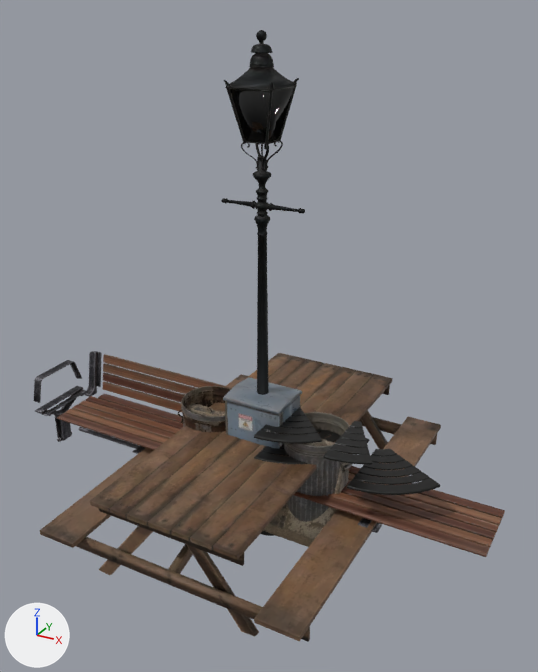
One commit to the glTF model public/models/props.glb: the scene before it, then after it.
Before and after are seen from a 50 mm lens placed at (2.67, -4.75, 4.0), pointed at (0.04, 0.03, 1.61). Lighting does not change. The marker at lower left points along +X, +Y and +Z. The first picture is the older version. Where no turn or scale is listed for an object, it has been applied to the vertices.

The scene before the commit, as lines of its bpy script (objects in view):
```python
me_cube_003 = bpy.data.meshes.new('Cube.003')
me_cube_003.from_pydata(...)  # 1405 vertices, 2244 faces; spans x -1.12..1.12, y -1.51..1.51, z -0.37..0.37
# faces by material slot: [577, 1667]
me_cube_003.materials.append(mat_wooden_picnic_table_bottom)
me_cube_003.materials.append(mat_wooden_picnic_table_table)
me_seat_back = bpy.data.meshes.new('seat_back')
me_seat_back.from_pydata(...)  # 96 vertices, 176 faces; spans x -0.84..0.84, y -0.04..0.04, z -0.18..0.18
me_seat_back.materials.append(mat_modular_street_seating_timber)
me_street_lamp_01_post_mesh = bpy.data.meshes.new('street_lamp_01_post_mesh')
me_street_lamp_01_post_mesh.from_pydata(...)  # 3659 vertices, 6902 faces; spans x -0.35..0.35, y -0.19..0.19, z -1.94..1.94
# faces by material slot: [6830, 72]
me_street_lamp_01_post_mesh.materials.append(mat_street_lamp_01)
me_street_lamp_01_post_mesh.materials.append(mat_street_lamp_01_glass)
ob_seat_back = bpy.data.objects.new('seat_back', me_seat_back)
ob_seat_back.location = (-1.16, 0.317, 0.68)
ob_street_lamp_01_001 = bpy.data.objects.new('street_lamp_01.001', me_street_lamp_01_post_mesh)
ob_street_lamp_01_001.location = (0.0, 0.0, 1.935)
ob_wooden_picnic_table_001 = bpy.data.objects.new('wooden_picnic_table.001', me_cube_003)
ob_wooden_picnic_table_001.location = (-0.001, -0.01, 0.372)
# also in view: 'connector_45' at (0.39, -0.09, 0.94); 'utility_box_01_box' at (0.0, -0.01, 0.56); 'metal_trash_can.001' at (0.5, 0.0, 0.45); 'connector_90' at (0.49, -0.05, 0.74); 'seat_bench' at (1.06, 0.0, 0.44)
```
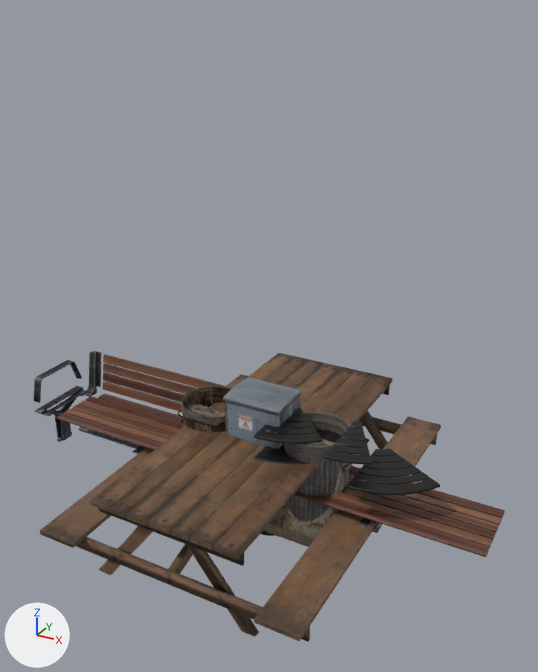
Pixel boxes (x1, y1, x2, y2) of what changed, in the pictures (538 x 672 px):
'street_lamp_01.001', deleted: before (221, 30, 305, 395)
    faces in mat_street_lamp_01: (221, 30, 305, 395)
    faces in mat_street_lamp_01_glass: (229, 86, 294, 143)

The change, as a diff of the scene's bpy script:
```diff
--- a/public/models/props.glb.py
+++ b/public/models/props.glb.py
@@ ob_street_lamp_01_001 @@
-ob_street_lamp_01_001 = bpy.data.objects.new('street_lamp_01.001', me_street_lamp_01_post_mesh)
-ob_street_lamp_01_001.location = (0.0, 0.0, 1.935)
```
